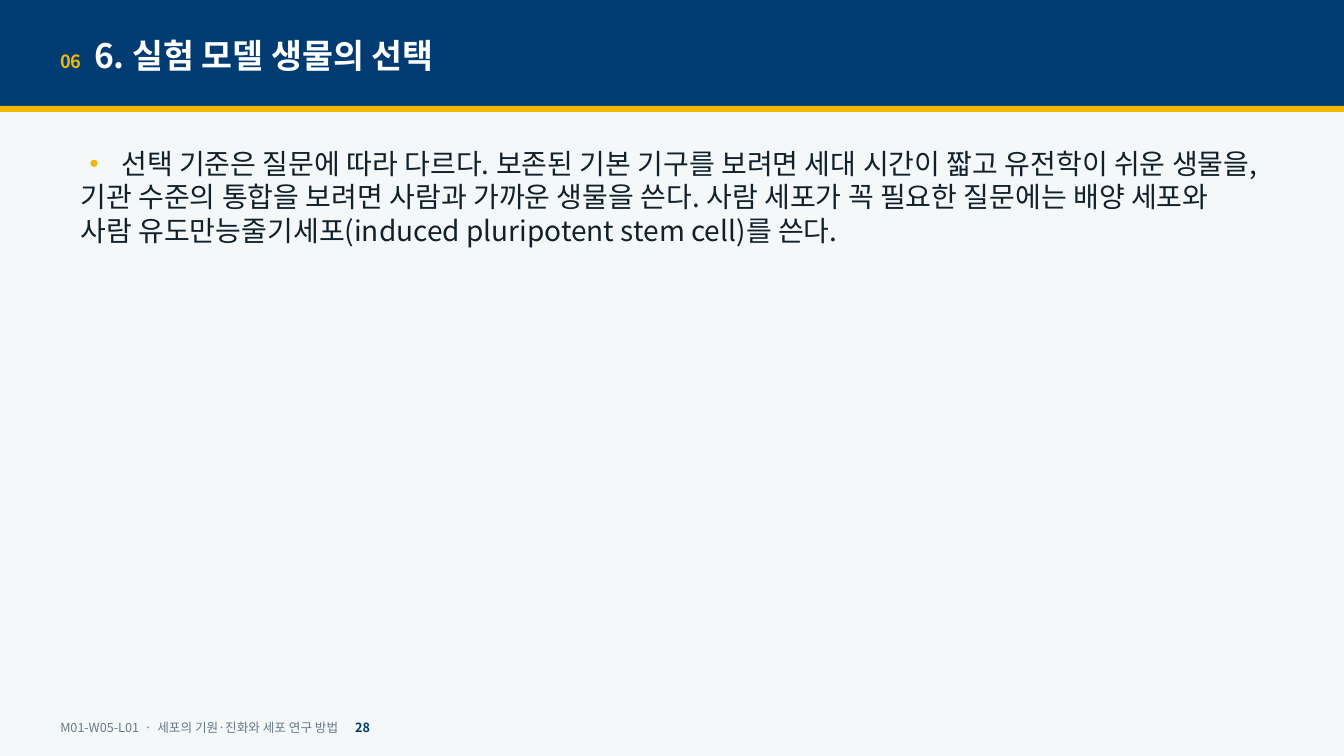
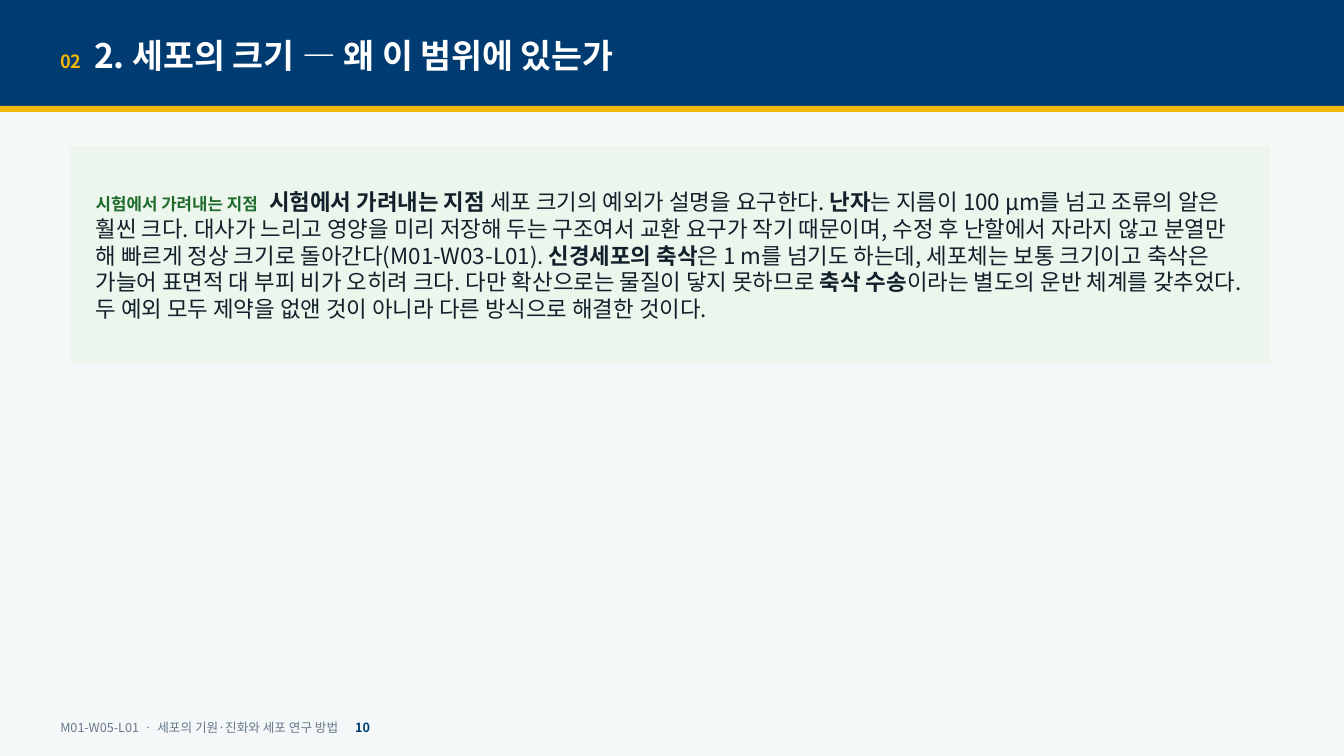
Before and after one commit to hoperiasd2/hoperiasd2.github.io, a slide deck: slide 10 of curriculum/M01/W05/L01/slides.pptx (slide 28 before the commit). Drawn at 1344x756 pixels with LibreOffice and Linux fonts; fonts in the diff are those of the drawing. Boxes give left, top, right and bottom in pixels: in the first picture for what was removed or moved away, otherwise in the second. Text is boxed around its words. In the diff, an @@ line names an element or a change of style, - is before the commit and + after.

```diff
--- a/curriculum/M01/W05/L01/slides.pptx
+++ b/curriculum/M01/W05/L01/slides.pptx
@@ text at [60,39,614,71]: text changed @@
-06 6. 실험 모델 생물의 선택
+02 2. 세포의 크기 — 왜 이 범위에 있는가
@@ rectangle added at [71,146,1270,364], fill #ECF6EC, 16 pt, text #11202B @@
+시험에서 가려내는 지점 시험에서 가려내는 지점 세포 크기의 예외가 설명을 요구한다. 난자는 지름이 100 μm를 넘고 조류의 알은 훨씬 크다. 대사가 느리고 영양을 미리 저장해 두는 구조여서 교환 요구가 작기 때문이며, 수정 후 난할에서 자라지 않고 분열만 해 빠르게 정상 크기로 돌아간다(M01-W03-L01). 신경세포의 축삭은 1 m를 넘기도 하는데, 세포체는 보통 크기이고 축삭은 가늘어 표면적 대 부피 비가 오히려 크다. 다만 확산으로는 물질이 닿지 못하므로 축삭 수송이라는 별도의 운반 체계를 갖추었다. 두 예외 모두 제약을 없앤 것이 아니라 다른 방식으로 해결한 것이다.
@@ text removed at [80,150,1257,248] @@
-• 선택 기준은 질문에 따라 다르다. 보존된 기본 기구를 보려면 세대 시간이 짧고 유전학이 쉬운 생물을, 기관 수준의 통합을 보려면 사람과 가까운 생물을 쓴다. 사람 세포가 꼭 필요한 질문에는 배양 세포와 사람 유도만능줄기세포(induced pluripotent stem cell)를 쓴다.
@@ text at [60,721,370,733]: text changed @@
-M01-W05-L01 · 세포의 기원·진화와 세포 연구 방법 28
+M01-W05-L01 · 세포의 기원·진화와 세포 연구 방법 10
```
Also in this commit, not shown: 25 other slides changed, 1 slide added, 13 slides removed, 6 other files.
